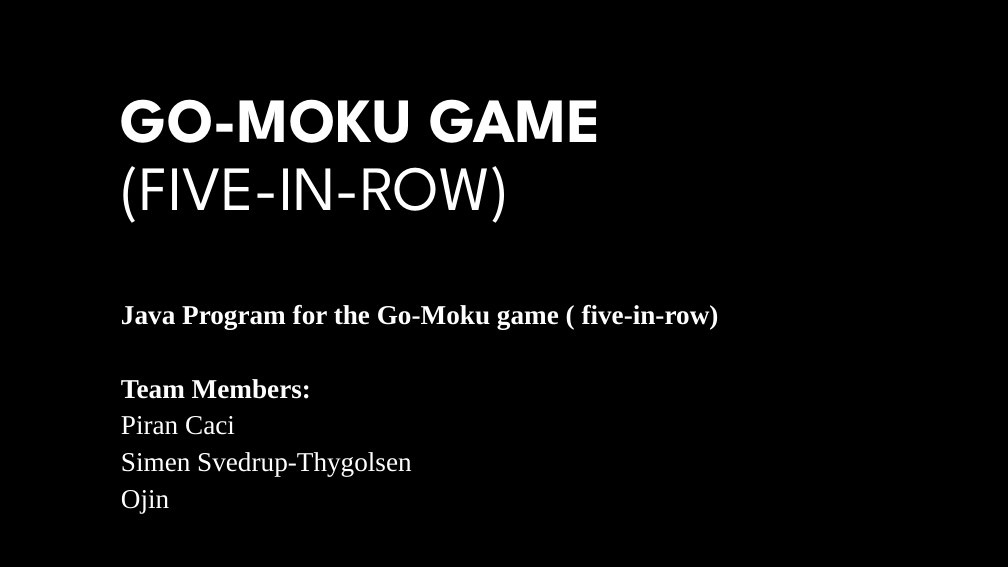
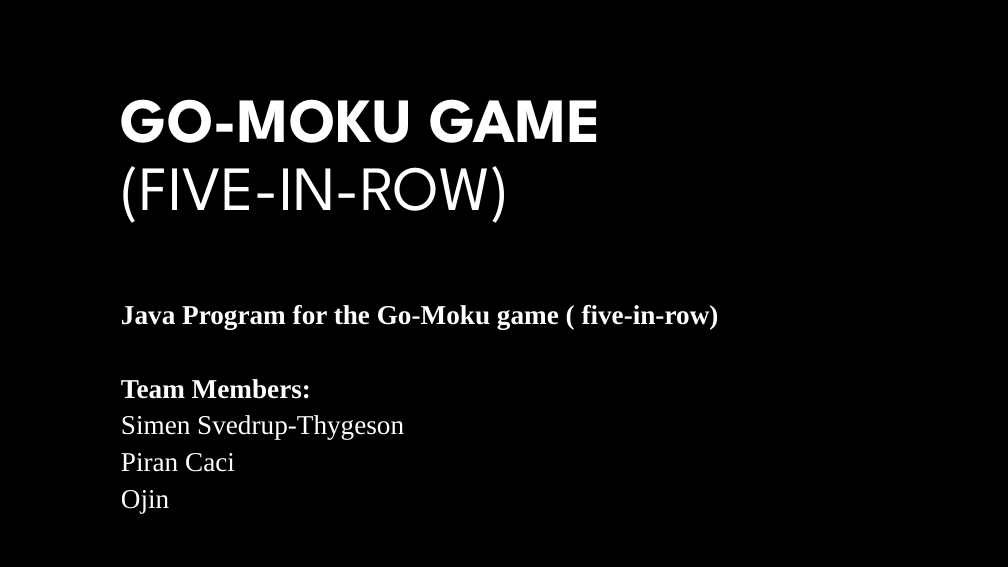
Before and after one commit to SimenSverdrup/Gomoku, a slide deck: slide 1 of Presentation-Gomoku.pptx. Drawn at 1008x567 pixels with LibreOffice and Linux fonts; fonts in the diff are those of the drawing; background and template pictures are left out. Boxes give left, top, right and bottom in pixels: in the first picture for what was removed or moved away, otherwise in the second. Text is boxed around its words. In the diff, an @@ line names an element or a change of style, - is before the commit and + after.

```diff
--- a/Presentation-Gomoku.pptx
+++ b/Presentation-Gomoku.pptx
@@ subtitle at <box>121,415,404,440</box>: paragraph added @@
+Simen Svedrup-Thygeson
@@ subtitle at <box>121,452,412,476</box>: paragraph removed @@
-Simen Svedrup-Thygolsen
```
Also in this commit, not shown: 2 other slides changed, 13 slides added.
